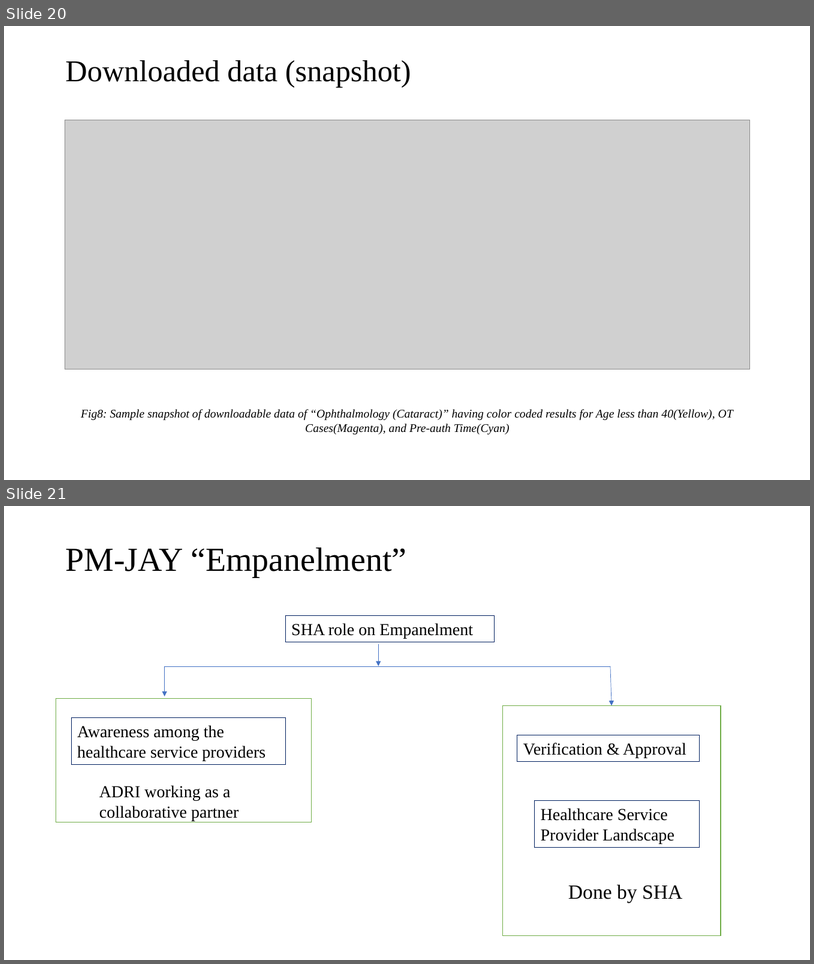
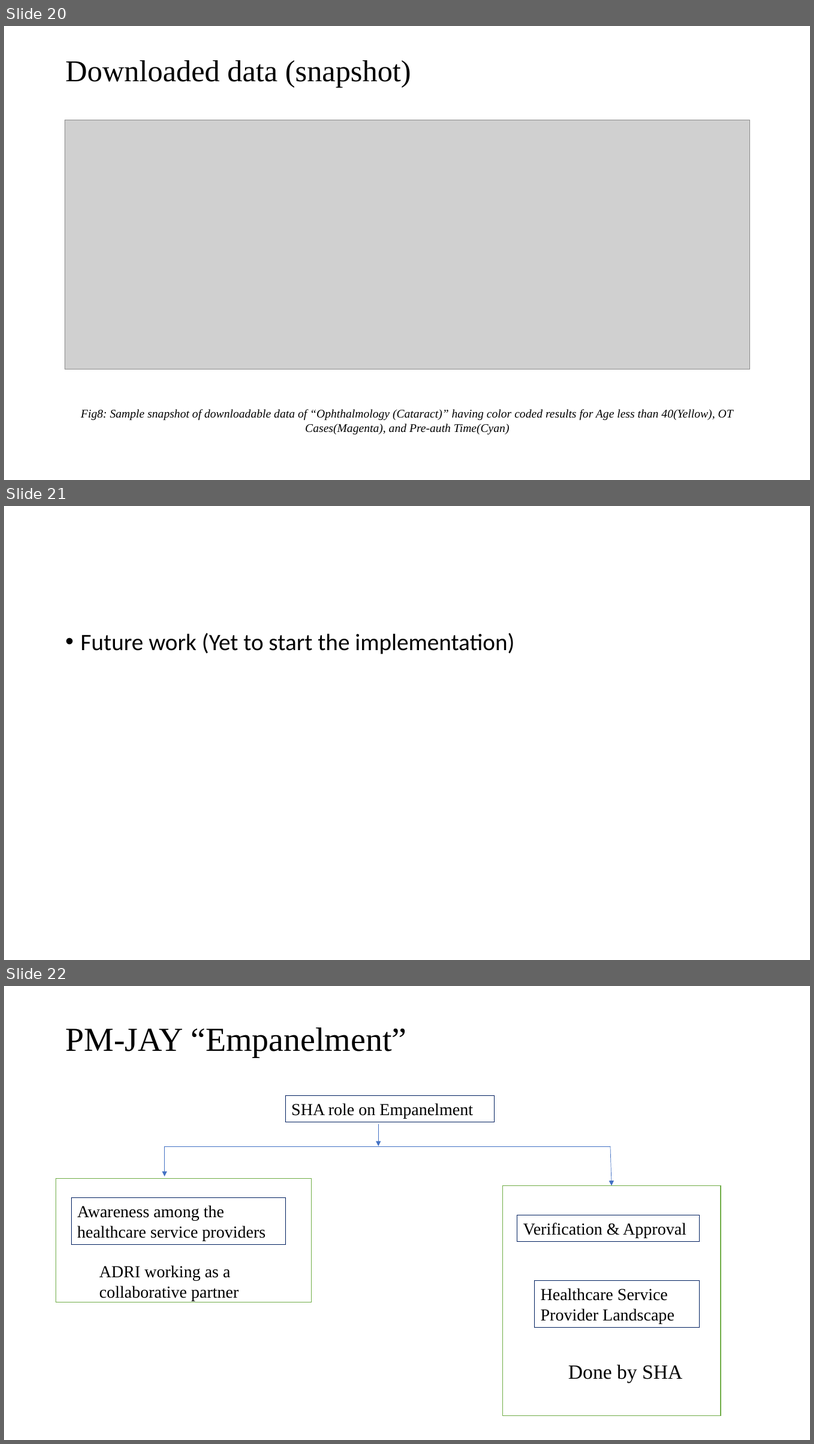
Before and after one commit to Sheepy01/pmjay_fraud_dashboard, a slide deck: Progress Presentation/Fraud_detection_dashboard_presentation_1.pptx. Shown one above the other, each under a label of ours: slides 20 and 21 before the commit, slides 20, 21 and 22 after it. The pictures are 814x964 and 814x1444 pixels, drawn with LibreOffice and Linux fonts; fonts in the diff are those of the drawing; grey boxes stand for pictures. Boxes give left, top, right and bottom in pixels: in the first picture for what was removed or moved away, otherwise in the second. Text is boxed around its words. In the diff, an @@ line names an element or a change of style, - is before the commit and + after.

```diff
--- a/Progress Presentation/Fraud_detection_dashboard_presentation_1.pptx
+++ b/Progress Presentation/Fraud_detection_dashboard_presentation_1.pptx
@@ slide 21 added at [4,506,810,960], background #FFFFFF @@
@@ text added at [81,633,515,654], 28 pt, text #000000 @@
+• Future work (Yet to start the implementation)
@@ what was slide 21 is now slide 22 @@
```
Also in this commit, not shown: 1 slide changed.
